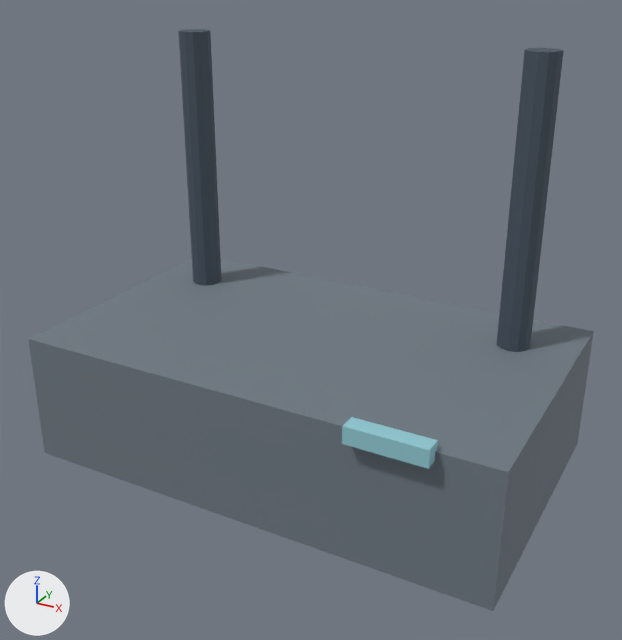
One commit to the glTF model arte/modelos/turno-cero/tecnologia_router.glb: the scene before it, then after it.
Both versions are drawn from a 50 mm lens placed at (0.456, -0.836, 0.597), pointed at (0.012, -0.028, 0.193). Every picture has the same lights, and +X, +Y and +Z are marked at lower left. The older version comes first. Vertices at exactly the same position are counted once.

The scene before the commit, as lines of its bpy script (objects in view):
```python
me_mesh_0 = bpy.data.meshes.new('Mesh_0')
me_mesh_0.from_pydata(...)  # a box spanning x -0.295..0.295, y -0.175..0.175, z 0.0..0.16; a 12-sided cylinder along z spanning x -0.24..-0.2, y 0.07..0.11, z 0.045..0.495; a 12-sided cylinder along z spanning x 0.2..0.24, y 0.07..0.11, z 0.045..0.495; a box spanning x 0.135..0.225, y -0.19..-0.17, z 0.15..0.17
me_mesh_0.materials.append(mat_material_0)
ob_mesh_0 = bpy.data.objects.new('Mesh_0', me_mesh_0)
ob_mesh_0.location = (0.0, 0.0, 0.0)
```
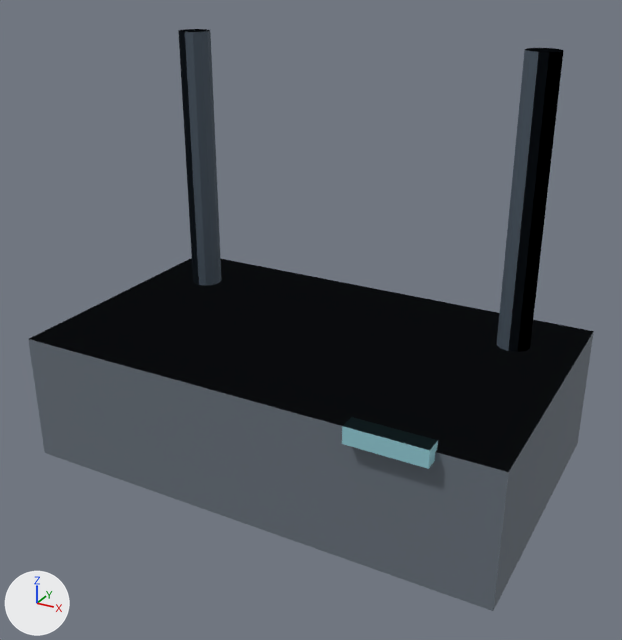
Diff of the bpy script that builds the scene:
```diff
--- a/arte/modelos/turno-cero/tecnologia_router.glb.py
+++ b/arte/modelos/turno-cero/tecnologia_router.glb.py
@@ me_mesh_0 @@
 # used by ob_mesh_0; location = (0.0, 0.0, 0.0)
-me_mesh_0.from_pydata(...)  # 68 vertices, 120 faces; spans x -0.295..0.295, y -0.19..0.175, z 0.0..0.495
+me_mesh_0.from_pydata(...)  # 64 vertices, 112 faces; spans x -0.295..0.295, y -0.19..0.175, z 0.0..0.495
+# me_mesh_0 part 1
+# 1 vertex is removed from x -0.22, y 0.09, z 0.495
+# 12 faces are deleted
+# 10 new faces join them
+# me_mesh_0 part 2
+# 1 vertex is removed from x 0.22, y 0.09, z 0.495
+# 12 faces are deleted
+# 10 new faces join them
+# me_mesh_0 part 3: 16 kept faces spanning x -0.295..0.295, y -0.19..0.175, z 0.0..0.17 get new vertex colours; the middle colour goes from grey #727d86 to grey #69727c
+# other edits to the shape of me_mesh_0 do not show in these pictures
 me_mesh_0.materials.append(mat_material_0)
```

Where the change shows, as pixel boxes [x1, y1, x2, y2] in the pictures (622 x 640 px; the box of a moved part takes in the faces that stretch with it):
part 1 of me_mesh_0, moved or reshaped
    both: [178, 29, 210, 32]
part 2 of me_mesh_0, moved or reshaped
    both: [525, 48, 563, 52]
part 3 of me_mesh_0, recoloured (darker)
    both: [28, 258, 594, 476]
